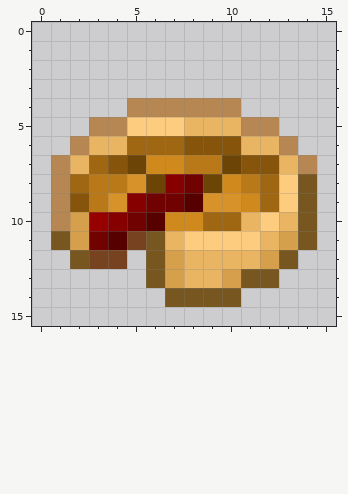
One commit to this pixel-art sprite: World Beyond [Assets]/textures/items/sweet_berry_pie.png. The picture above is the old version.
The file is 16x16 pixels. Colours within 5 levels of each other are drawn and written as one.
The result:
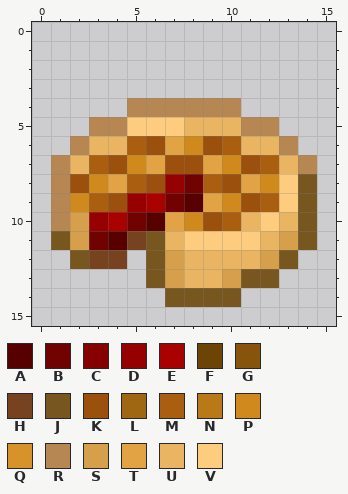
Palette (. is transparent): A #560000  B #700202  C #860000  D #970000  E #a90000  F #6c4406  G #86550b  H #77421f  J #77561f  K #9c500e  L #a06712  M #a95f0f  N #ba7918  P #cf891d  Q #d8922a  R #b68753  S #d59f4b  T #e1a343  U #eab563  V #fecc7e
What changed:
@@ x 0..15 @@
  5 ...RRVVVUUURR...
- 6 ..RUULLLGGGUUR..
- 7 .RULGFPPNNFGGUR.
- 8 .RLNNQFCBFPNLVJ.
- 9 .RGNQCBBAQQPLVJ.
-10 .RSDCBAPPLLUVUJ.
+ 6 ..RUUMKTPKMUUR..
+ 7 .RUMKPTKKTPKMUR.
+ 8 .RKPTMKDBMKTPVJ.
+ 9 .RPMKDEBATPKMVJ.
+10 .RSDEBATPKMUVUJ.
 11 .JSBAHJUVVVVUSJ.
